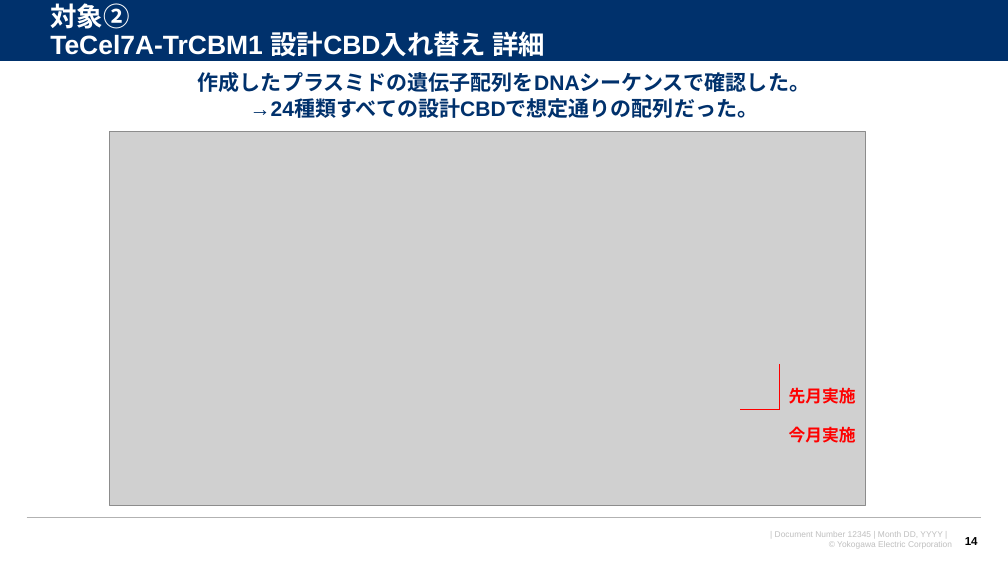
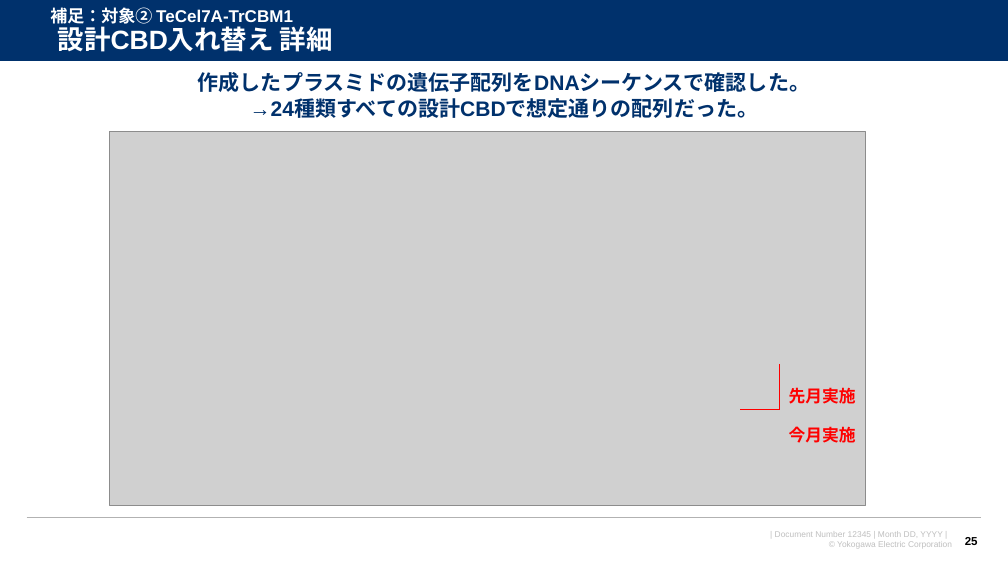
Before and after one commit to watarukumagai-git/denovo, a slide deck: slide 25 of survey_doc/2022年12月度月報_人工酵素設計.pptx (slide 14 before the commit). Drawn at 1008x567 pixels with LibreOffice and Linux fonts; fonts in the diff are those of the drawing; grey boxes stand for pictures; background and template pictures are left out. Boxes give left, top, right and bottom in pixels: in the first picture for what was removed or moved away, otherwise in the second. Text is boxed around its words. In the diff, an @@ line names an element or a change of style, - is before the commit and + after.

```diff
--- a/survey_doc/2022年12月度月報_人工酵素設計.pptx
+++ b/survey_doc/2022年12月度月報_人工酵素設計.pptx
@@ title at box(50, 7, 333, 52): text changed; size 25.2 to 16.2 pt @@
-対象②
-TeCel7A-TrCBM1 設計CBD入れ替え 詳細
+補足：対象② TeCel7A-TrCBM1
+設計CBD入れ替え 詳細
@@ page number at box(965, 537, 978, 545): text changed @@
-14
+25
```
Also in this commit, not shown: 16 other slides changed, 13 slides removed.
